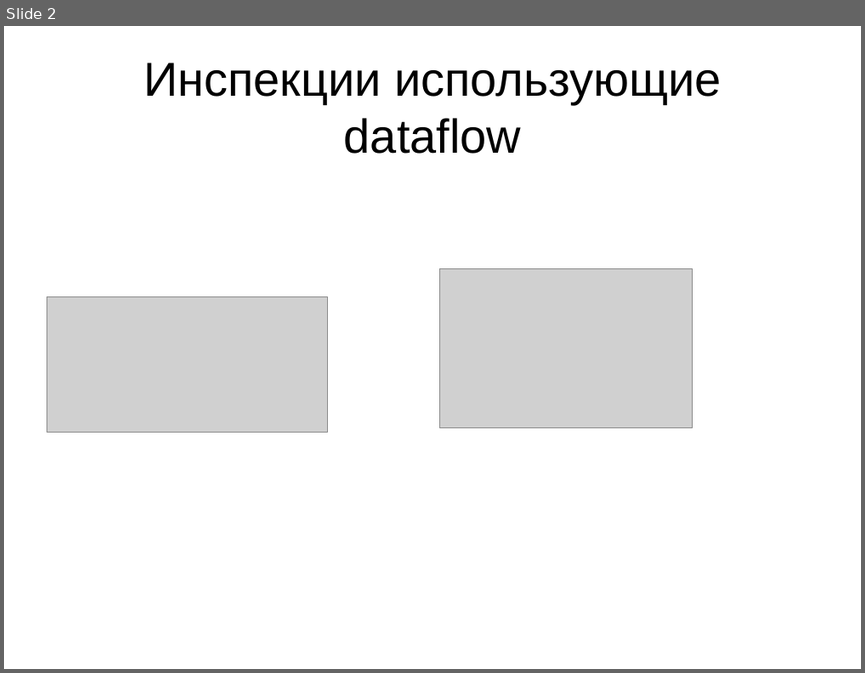
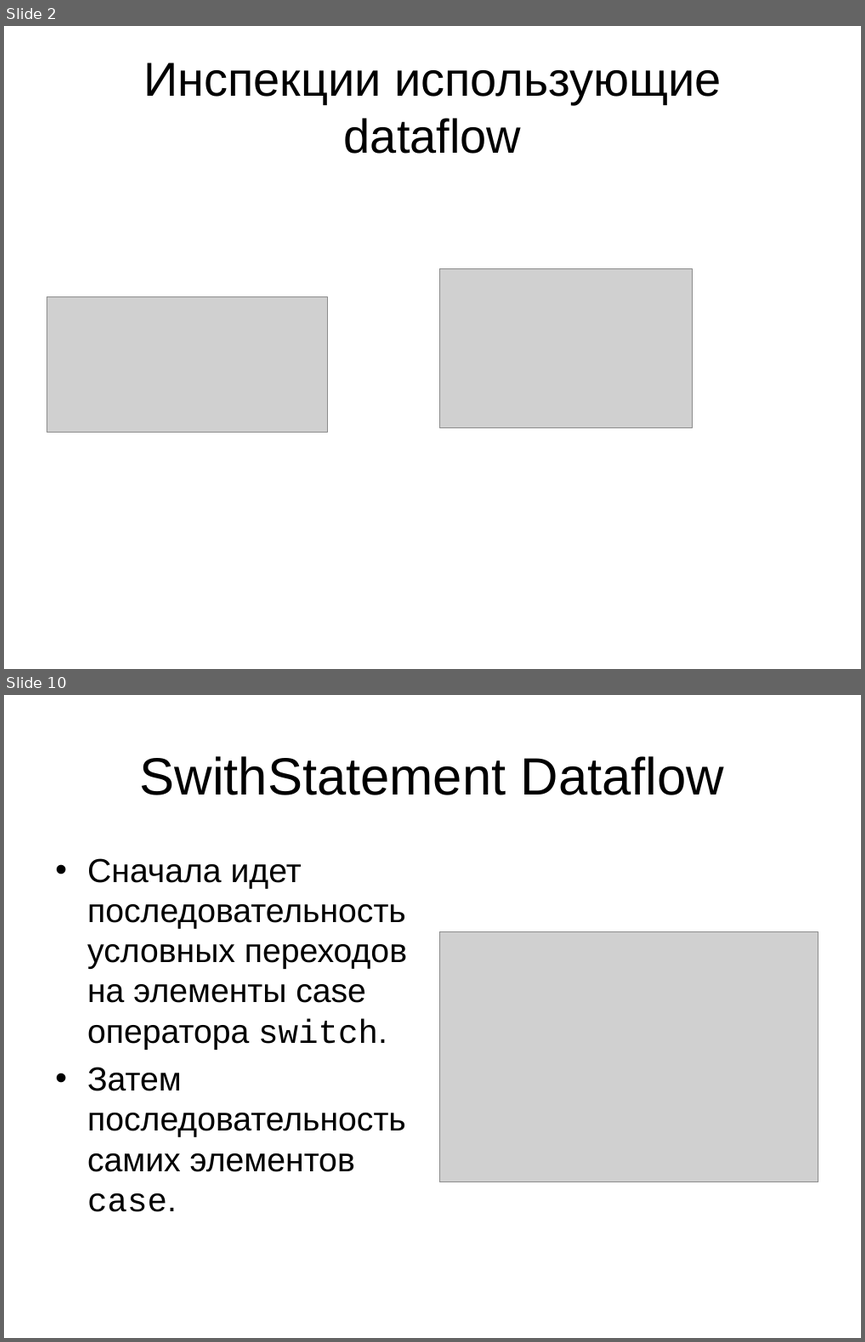
Before and after one commit to mazine/umk, a slide deck: presentations/Dataflow.ppt. Shown one above the other, each under a label of ours: slide 2 before the commit, slides 2 and 10 after it; the slides between them are not shown. The pictures are 865x673 and 865x1342 pixels, drawn with LibreOffice and Linux fonts; fonts in the diff are those of the drawing; grey boxes stand for pictures. Boxes give left, top, right and bottom in pixels: in the first picture for what was removed or moved away, otherwise in the second. Text is boxed around its words. In the diff, an @@ line names an element or a change of style, - is before the commit and + after.

```diff
--- a/presentations/Dataflow.ppt
+++ b/presentations/Dataflow.ppt
@@ slide 10 added at (x1=4, y1=695, x2=861, y2=1338), background #FFFFFF @@
@@ title added at (x1=140, y1=756, x2=724, y2=795), 44 pt, text #000000 @@
+SwithStatement Dataflow
@@ text added at (x1=87, y1=858, x2=407, y2=1212), 28 pt, text #000000 @@
+• Сначала идет последовательность условных переходов на элементы case оператора switch.
+• Затем последовательность самих элементов case.
@@ picture added at (x1=439, y1=932, x2=818, y2=1182) @@
```
Also in this commit, not shown: 1 slide changed, 7 other slides added, 1 slide removed, 1 other file.
